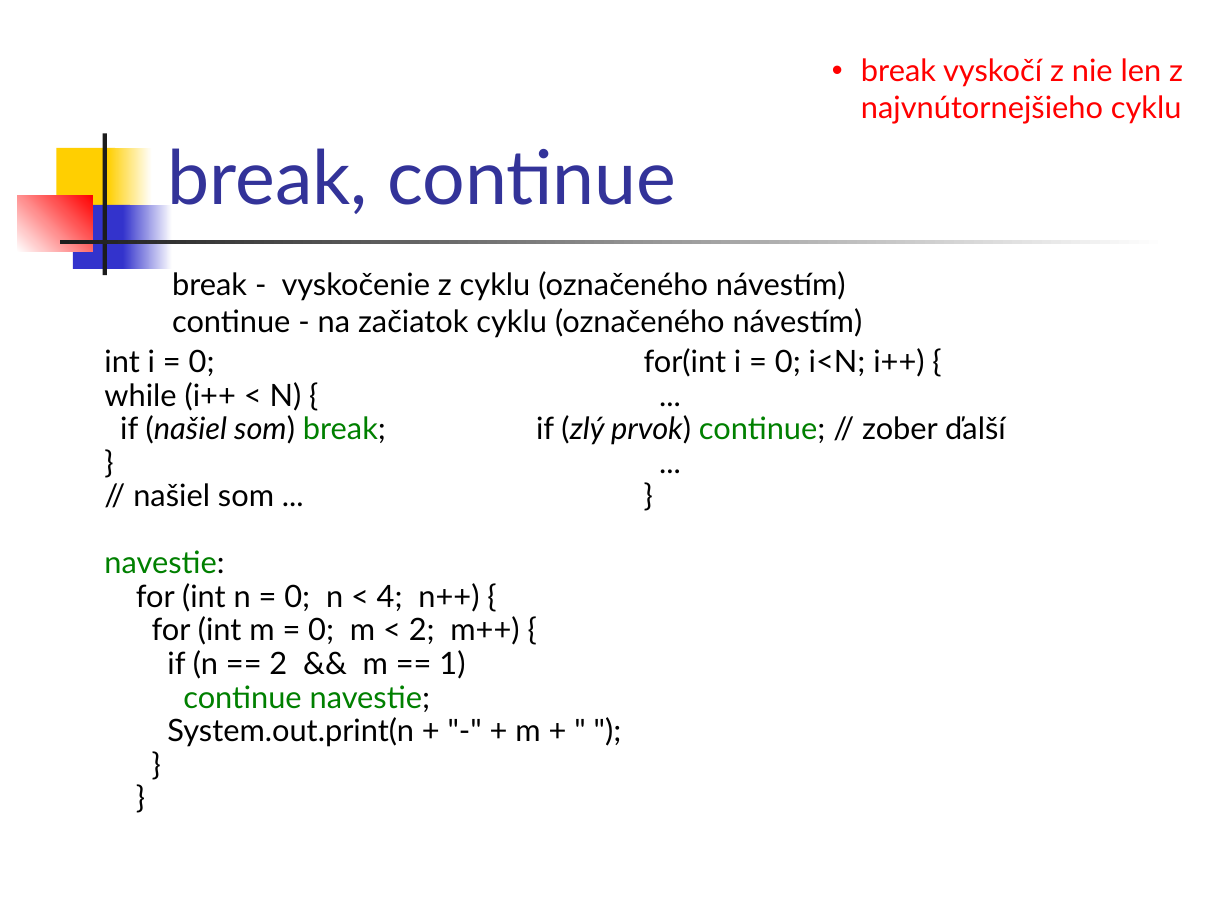
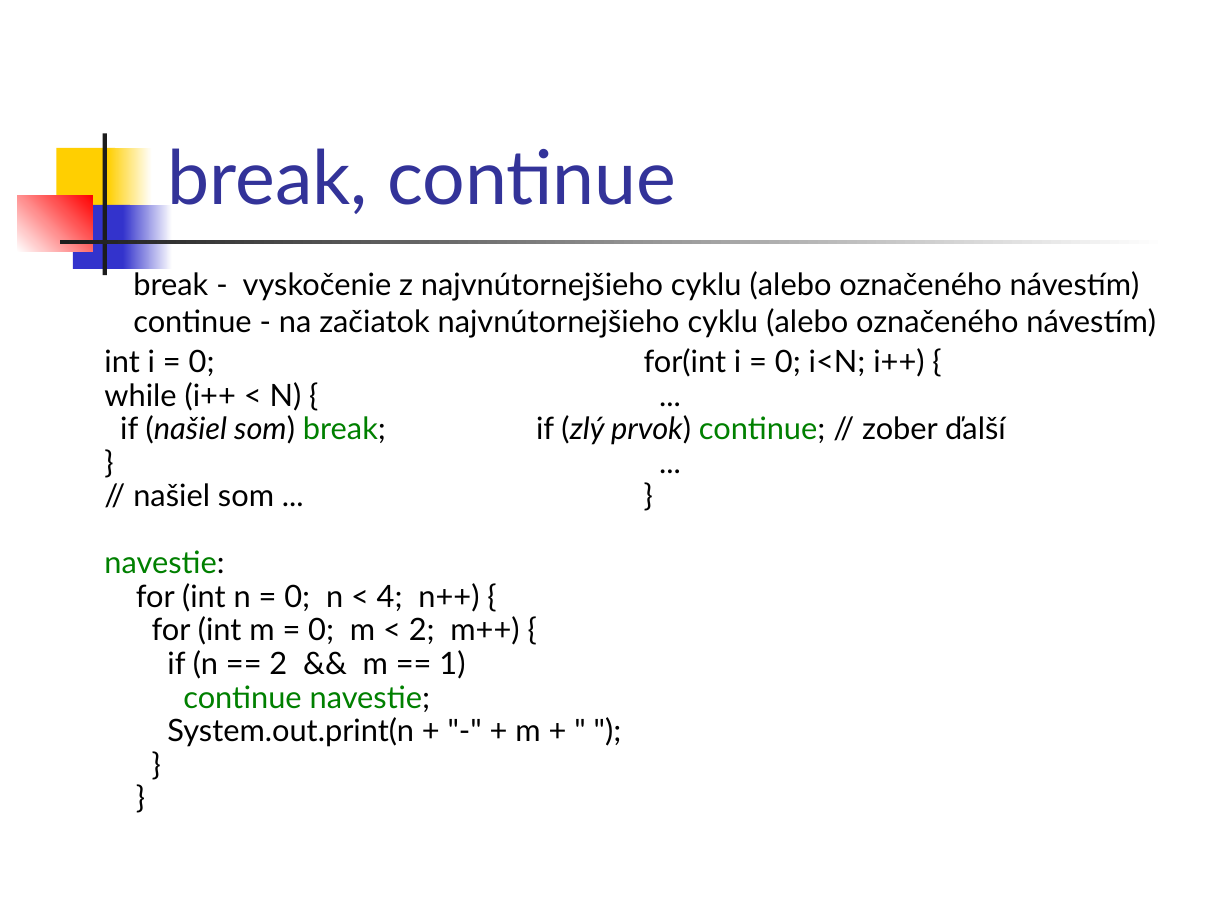
Before and after one commit to Programovanie4/Prednasky, a slide deck: slide 33 of 01/01_java.ppt (slide 32 before the commit). Drawn at 1232x924 pixels with LibreOffice and Linux fonts; fonts in the diff are those of the drawing. Boxes give left, top, right and bottom in pixels: in the first picture for what was removed or moved away, otherwise in the second. Text is boxed around its words. In the diff, an @@ line names an element or a change of style, - is before the commit and + after.

```diff
--- a/01/01_java.ppt
+++ b/01/01_java.ppt
@@ text removed at (861,58,1183,124) @@
-• break vyskočí z nie len z najvnútornejšieho cyklu
@@ text at (133,268,1156,338): text changed @@
-break - vyskočenie z cyklu (označeného návestím)
-continue - na začiatok cyklu (označeného návestím)
+break - vyskočenie z najvnútornejšieho cyklu (alebo označeného návestím)
+continue - na začiatok najvnútornejšieho cyklu (alebo označeného návestím)
```
Also in this commit, not shown: 5 other slides changed, 1 slide added, 2 slides removed, 1 other file.
